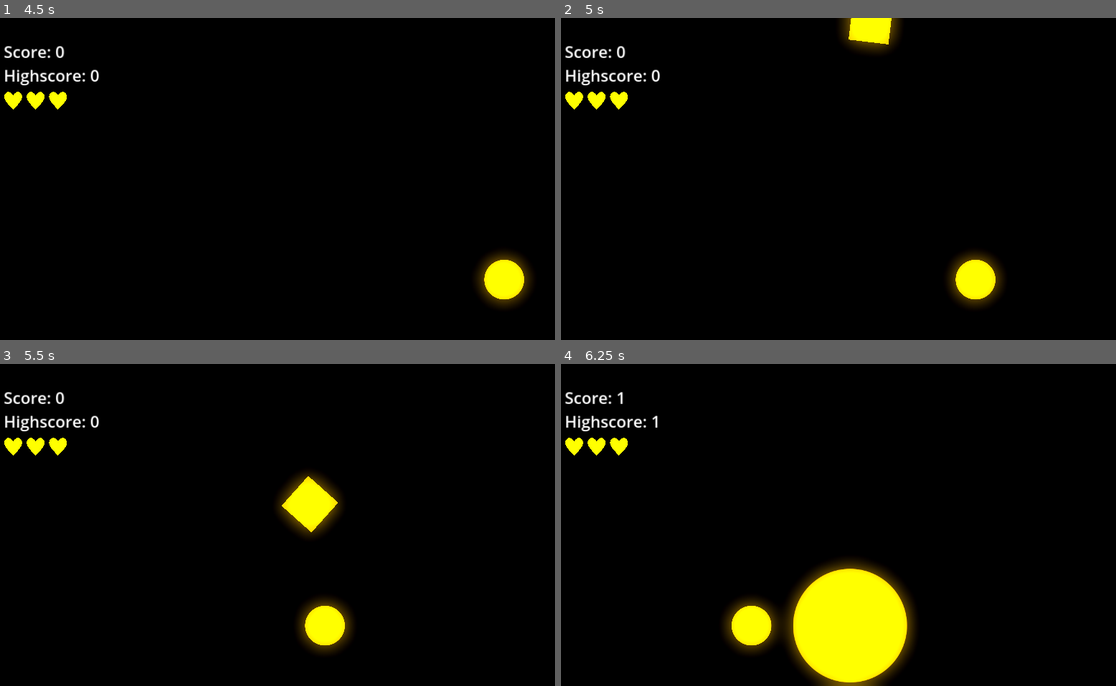
Above: before the commit, frames 1-4 (two rows, left to right).
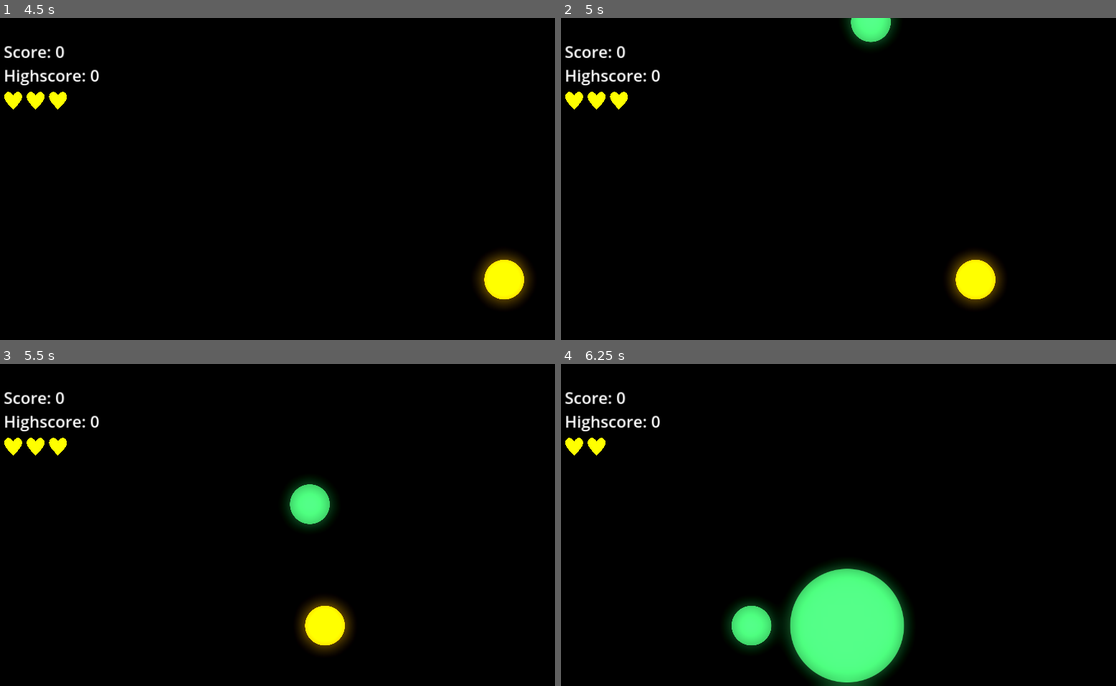
Above: after the commit, the same moments.

Repository: SkyDustGames/color-catcher
Game: Godot game, scene res://scenes/menu.tscn
Same seed, same stepped clock (60 frames per second), same inputs: the game is played once before the commit and once after it.
Inputs:
- Up to frame 1 (4.5 s): click "Play" at 0.5 s; hold Right (move_right) 1.28-2.03 s; hold Left (move_left) 2.03-2.78 s; hold Right (move_right) 2.78-4.28 s; hold Left (move_left) from 4.28 s (still down)
- Up to frame 2 (5 s): keep holding Left (move_left)
- Up to frame 3 (5.5 s): keep holding Left (move_left)
- Up to frame 4 (6.25 s): keep holding Left (move_left)

Frame 1 is identical in both runs. In frame 2, 1.0% of the frame differs, in the area x 50-62%, y 0-11%; in frame 3, 1.6%; in frame 4, 9.0%, in the area x 8-64%, y 8-100%.

Commit message:
Add more shapes

Diff:
--- /dev/null
+++ b/nodes/shapes/circle.tscn
@@ -0,0 +1,23 @@
+[gd_scene load_steps=4 format=3 uid="uid://csk3xm6dw8yq3"]
+
+[ext_resource type="Script" path="res://scripts/Shape.gd" id="1_te4yx"]
+[ext_resource type="Texture2D" uid="uid://cgf0uoc86lrol" path="res://sprites/circle.png" id="2_gvu0g"]
+
+[sub_resource type="CircleShape2D" id="CircleShape2D_ph44x"]
+radius = 45.0
+
+[node name="CircleShape" type="RigidBody2D"]
+max_contacts_reported = 1
+contact_monitor = true
+angular_velocity = 4.36332
+angular_damp_mode = 1
+script = ExtResource("1_te4yx")
+
+[node name="Sprite2D" type="Sprite2D" parent="."]
+scale = Vector2(0.35, 0.35)
+texture = ExtResource("2_gvu0g")
+
+[node name="CollisionShape2D" type="CollisionShape2D" parent="."]
+shape = SubResource("CircleShape2D_ph44x")
+
+[connection signal="body_entered" from="." to="." method="_on_body_entered"]
--- /dev/null
+++ b/nodes/shapes/hexagon.tscn
@@ -0,0 +1,20 @@
+[gd_scene load_steps=3 format=3 uid="uid://bjwqb102uhpbu"]
+
+[ext_resource type="Script" path="res://scripts/Shape.gd" id="1_ut2du"]
+[ext_resource type="Texture2D" uid="uid://1yqp8rbwsdpu" path="res://sprites/hexagon.png" id="2_7804u"]
+
+[node name="HexagonShape" type="RigidBody2D"]
+max_contacts_reported = 1
+contact_monitor = true
+angular_velocity = 4.36332
+angular_damp_mode = 1
+script = ExtResource("1_ut2du")
+
+[node name="Sprite2D" type="Sprite2D" parent="."]
+scale = Vector2(0.35, 0.35)
+texture = ExtResource("2_7804u")
+
+[node name="CollisionPolygon2D" type="CollisionPolygon2D" parent="."]
+polygon = PackedVector2Array(-23, 39, -45, 0, -23, -39, 23, -39, 45, 0, 23, 39)
+
+[connection signal="body_entered" from="." to="." method="_on_body_entered"]
--- /dev/null
+++ b/nodes/shapes/triangle.tscn
@@ -0,0 +1,20 @@
+[gd_scene load_steps=3 format=3 uid="uid://baif6wtnxcks6"]
+
+[ext_resource type="Script" path="res://scripts/Shape.gd" id="1_b6jmp"]
+[ext_resource type="Texture2D" uid="uid://67qwuq2xxghq" path="res://sprites/triangle.png" id="2_ns7y1"]
+
+[node name="TriangleShape" type="RigidBody2D"]
+max_contacts_reported = 1
+contact_monitor = true
+angular_velocity = 4.36332
+angular_damp_mode = 1
+script = ExtResource("1_b6jmp")
+
+[node name="Sprite2D" type="Sprite2D" parent="."]
+scale = Vector2(0.35, 0.35)
+texture = ExtResource("2_ns7y1")
+
+[node name="CollisionPolygon2D" type="CollisionPolygon2D" parent="."]
+polygon = PackedVector2Array(-46, 45, 0, -34, 46, 45)
+
+[connection signal="body_entered" from="." to="." method="_on_body_entered"]
--- a/scripts/Spawner.gd
+++ b/scripts/Spawner.gd
@@ -1,6 +1,12 @@
 extends Timer
 
-var shapes = [ preload("res://nodes/square.tscn") ]
+var shapes = [
+	preload("res://nodes/shapes/square.tscn"),
+	preload("res://nodes/shapes/circle.tscn"),
+	preload("res://nodes/shapes/triangle.tscn"),
+	preload("res://nodes/shapes/hexagon.tscn")
+]
+
 @export var time_decrease: float
 @export var min_time: float
 
Renamed: nodes/square.tscn -> nodes/shapes/square.tscn
